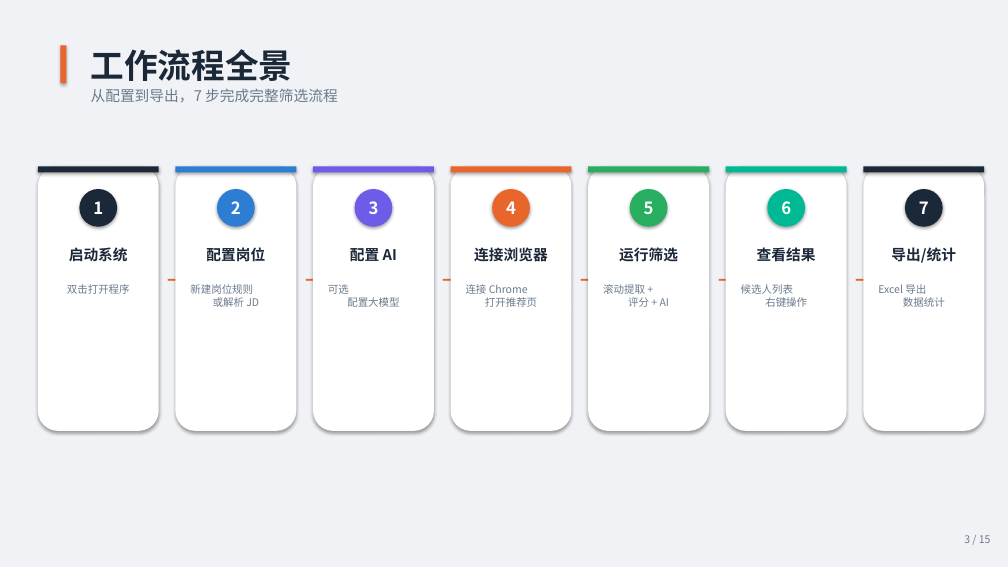
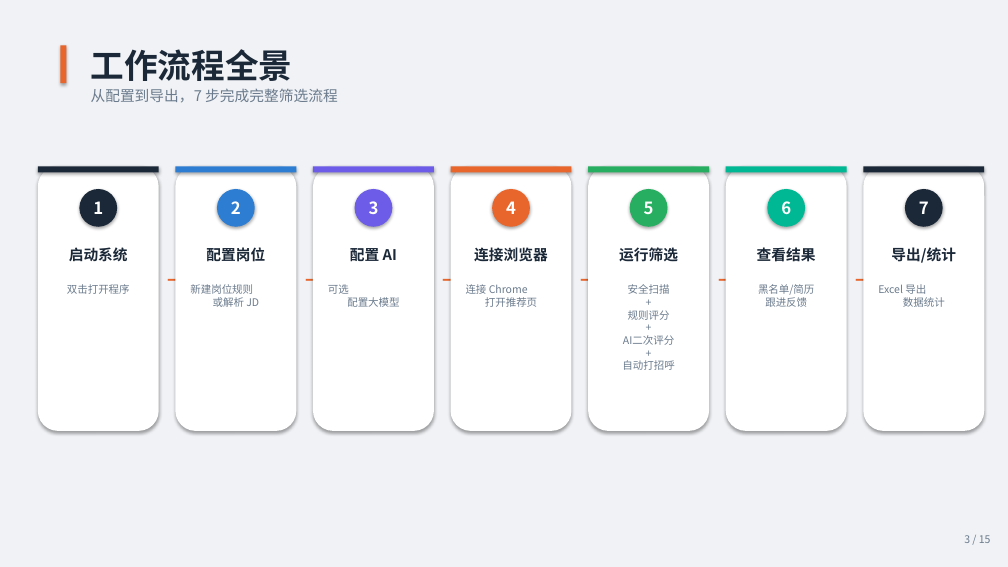
Before and after one commit to chenjinbo1991/boss-resume-filter, a slide deck: slide 3 of docs/BOSS招聘系统操作指南.pptx. Drawn at 1008x567 pixels with LibreOffice and Linux fonts; fonts in the diff are those of the drawing. Boxes give left, top, right and bottom in pixels: in the first picture for what was removed or moved away, otherwise in the second. Text is boxed around its words. In the diff, an @@ line names an element or a change of style, - is before the commit and + after.

```diff
--- a/docs/BOSS招聘系统操作指南.pptx
+++ b/docs/BOSS招聘系统操作指南.pptx
@@ text at (x1=622, y1=284, x2=674, y2=370): text changed @@
-滚动提取 +
-评分 + AI
+安全扫描
++
+规则评分
++
+AI二次评分
++
+自动打招呼
@@ text at (x1=758, y1=284, x2=814, y2=307): text changed @@
-候选人列表
-右键操作
+黑名单/简历
+跟进反馈
```
Also in this commit, not shown: 13 other slides changed, 16 other files.
